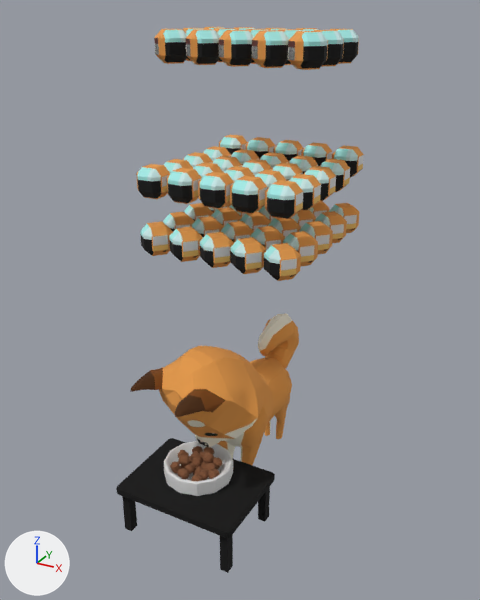
An edit to the OBJ model ChiBaApp/app/src/main/assets/models/fullBowl/fullBowl_frame40.obj, drawn before and after from the same camera.
The view is the same before and after, from a camera (50 mm lens) standing at (10.35, -19.92, 15.09) and looking at (0.14, -1.37, 5.82). The lights are fixed; the arrows at lower left show +X, +Y and +Z. Where no turn or scale is listed for an object, it has been applied to the vertices.

Names of what the first picture shows: 'fullBowl_frame40'.
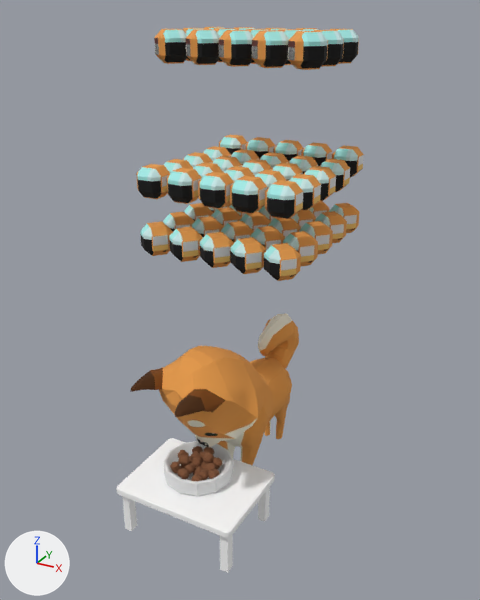
Pixel boxes [x1, y1, x2, y2] of what changed, in the pictures (480 x 600 px):
'fullBowl_frame40', recoloured (black to white): [116, 401, 275, 573] in both

What changed in the scene script:
```text
Change mat_tisch_aistandard1sg:
    mat_tisch_aistandard1sg.base_color: (0.0, 0.0, 0.0) -> (1.0, 1.0, 1.0)  # black #000000 -> white #ffffff
```
